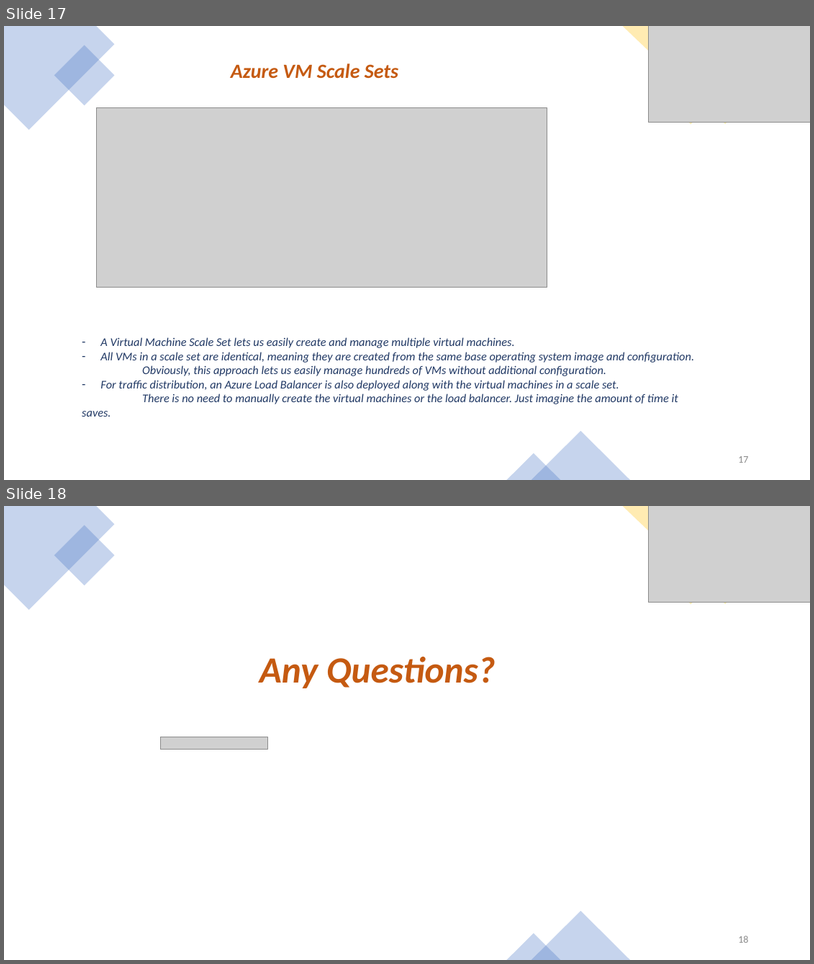
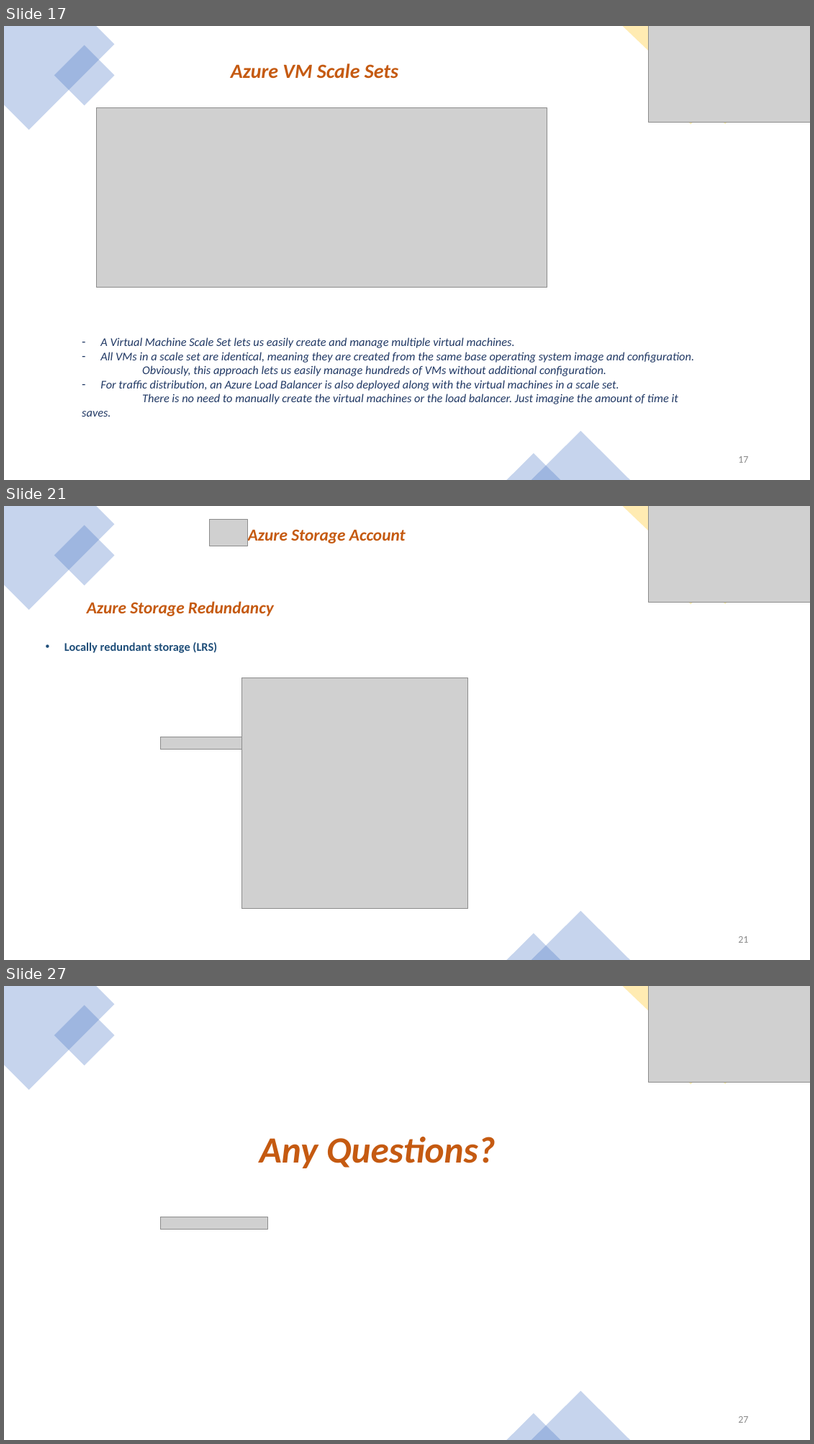
Before and after one commit to buchepalli-ramana-2/AzureDevOps, a slide deck: CoursePPT/Azure Compute.pptx. Shown one above the other, each under a label of ours: slides 17 and 18 before the commit, slides 17, 21 and 27 after it; the slides between them are not shown. The pictures are 814x964 and 814x1444 pixels, drawn with LibreOffice and Linux fonts; fonts in the diff are those of the drawing; grey boxes stand for pictures. Boxes give left, top, right and bottom in pixels: in the first picture for what was removed or moved away, otherwise in the second. Text is boxed around its words. In the diff, an @@ line names an element or a change of style, - is before the commit and + after.

Commit message:
Updated till storage concepts

```diff
--- a/CoursePPT/Azure Compute.pptx
+++ b/CoursePPT/Azure Compute.pptx
@@ slide 21 added at (4, 506, 810, 960), background #4472C4 at 92% opacity @@
@@ rectangle added at (4, 506, 810, 960), fill #FFFFFF @@
@@ freeform shape added at (4, 506, 115, 610), fill #4472C4 at 30% opacity @@
@@ rectangle added at (54, 525, 115, 586), fill #4472C4 at 30% opacity @@
@@ picture added at (210, 519, 248, 546) @@
@@ freeform shape added at (623, 506, 810, 604), fill #FFC000 at 30% opacity @@
@@ picture added at (649, 506, 810, 602) @@
@@ text added at (248, 529, 406, 543), 20 pt, text #C55A11, bold, italic @@
+Azure Storage Account
@@ rectangle added at (658, 540, 723, 605), fill #FFC000 at 30% opacity @@
@@ text added at (87, 601, 274, 616), 20 pt, text #C55A11, bold, italic @@
+Azure Storage Redundancy
@@ text added at (64, 642, 217, 653), 14 pt, text #1F4E79, bold @@
+• Locally redundant storage (LRS)
@@ picture added at (242, 677, 468, 908) @@
@@ picture added at (161, 737, 268, 749) @@
@@ triangle added at (532, 911, 630, 960), fill #4472C4 at 30% opacity @@
@@ triangle added at (507, 933, 561, 960), fill #4472C4 at 30% opacity @@
@@ page number added at (738, 936, 748, 942), 12 pt, text #8C8C8C @@
+21
@@ what was slide 18 is now slide 27 @@
@@ page number at (738, 1416, 748, 1422): text changed @@
-18
+27
```
Also in this commit, not shown: 8 other slides added.
